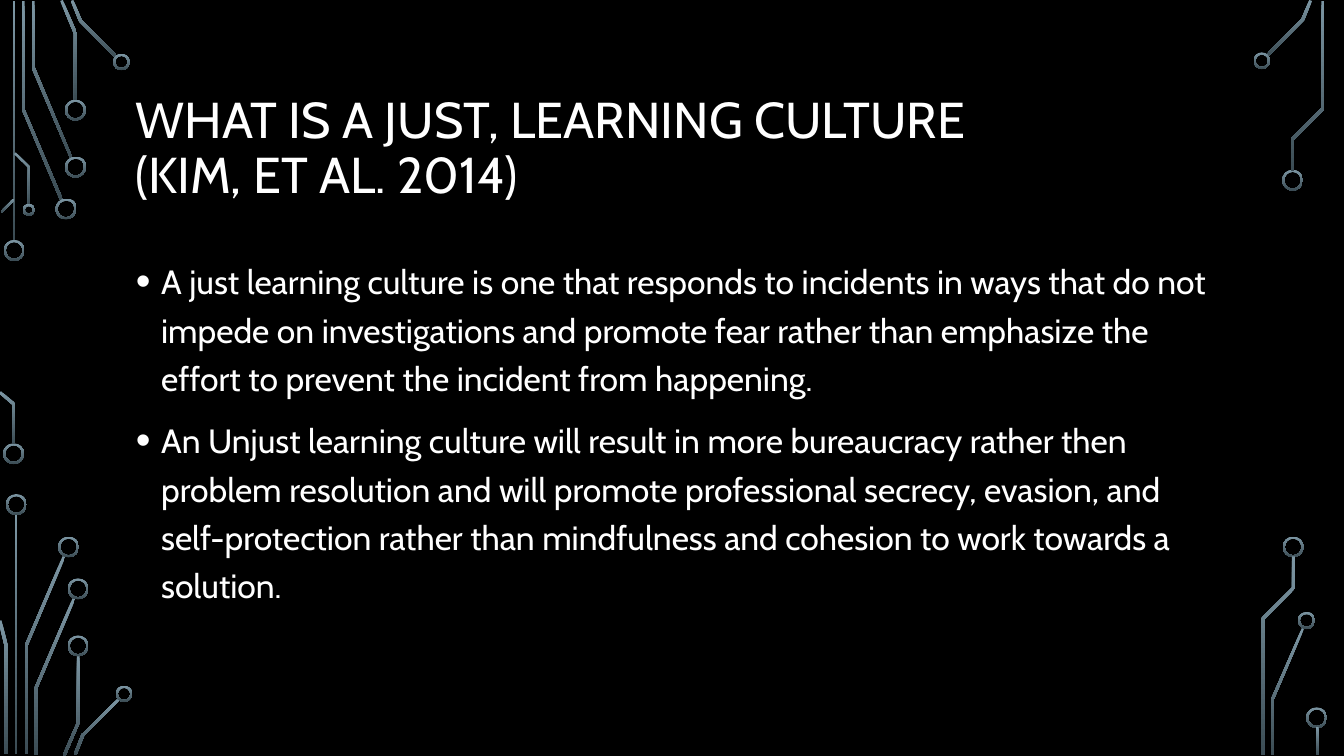
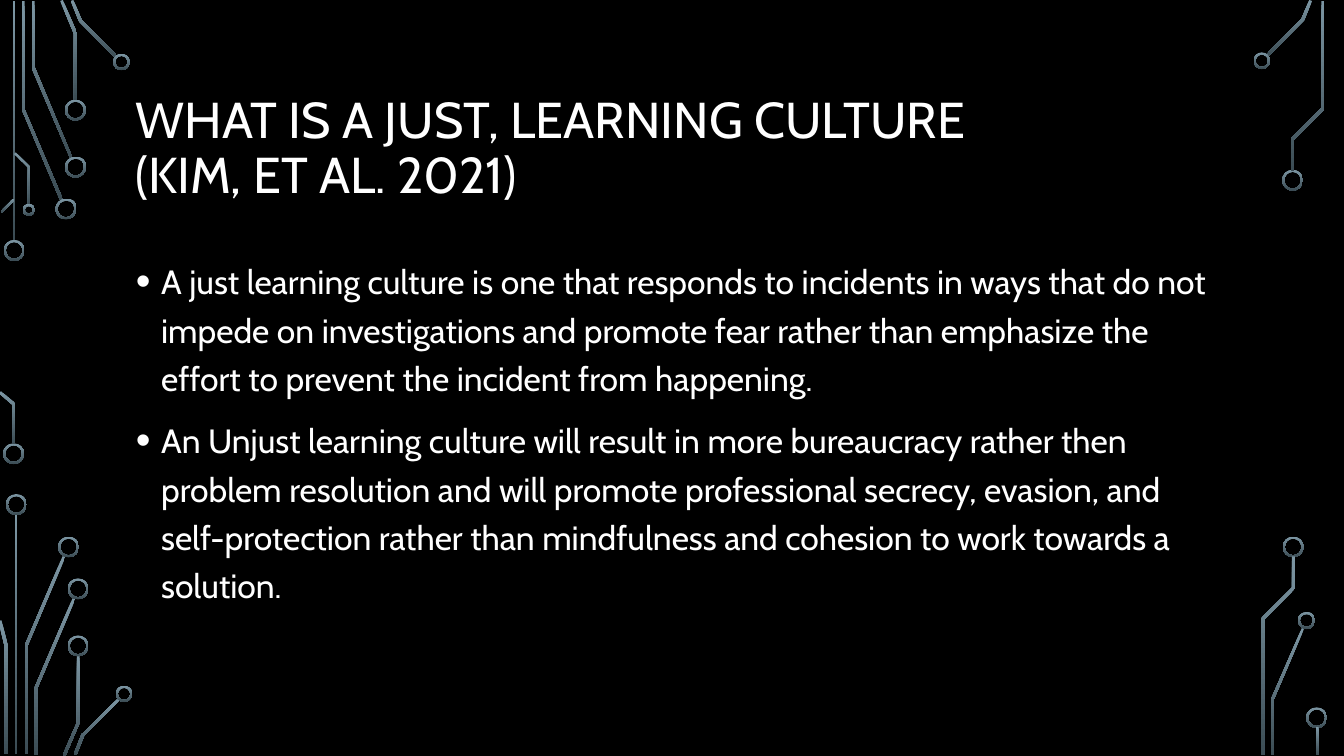
Before and after one commit to JKBRUIN/csd-380, a slide deck: slide 2 of module-09/Kellam_380Mod09_2.pptx. Drawn at 1344x756 pixels with LibreOffice and Linux fonts; fonts in the diff are those of the drawing; background and template pictures are left out. Boxes give left, top, right and bottom in pixels: in the first picture for what was removed or moved away, otherwise in the second. Text is boxed around its words. In the diff, an @@ line names an element or a change of style, - is before the commit and + after.

```diff
--- a/module-09/Kellam_380Mod09_2.pptx
+++ b/module-09/Kellam_380Mod09_2.pptx
@@ title at (x1=136, y1=102, x2=965, y2=200): text changed @@
-WHAT IS A JUST, LEARNING CULTURE
-(KIM, ET AL. 2014)
+WHAT IS A JUST, LEARNING CULTURE
+(KIM, ET AL. 2021)
```
Also in this commit, not shown: 2 other slides changed.
